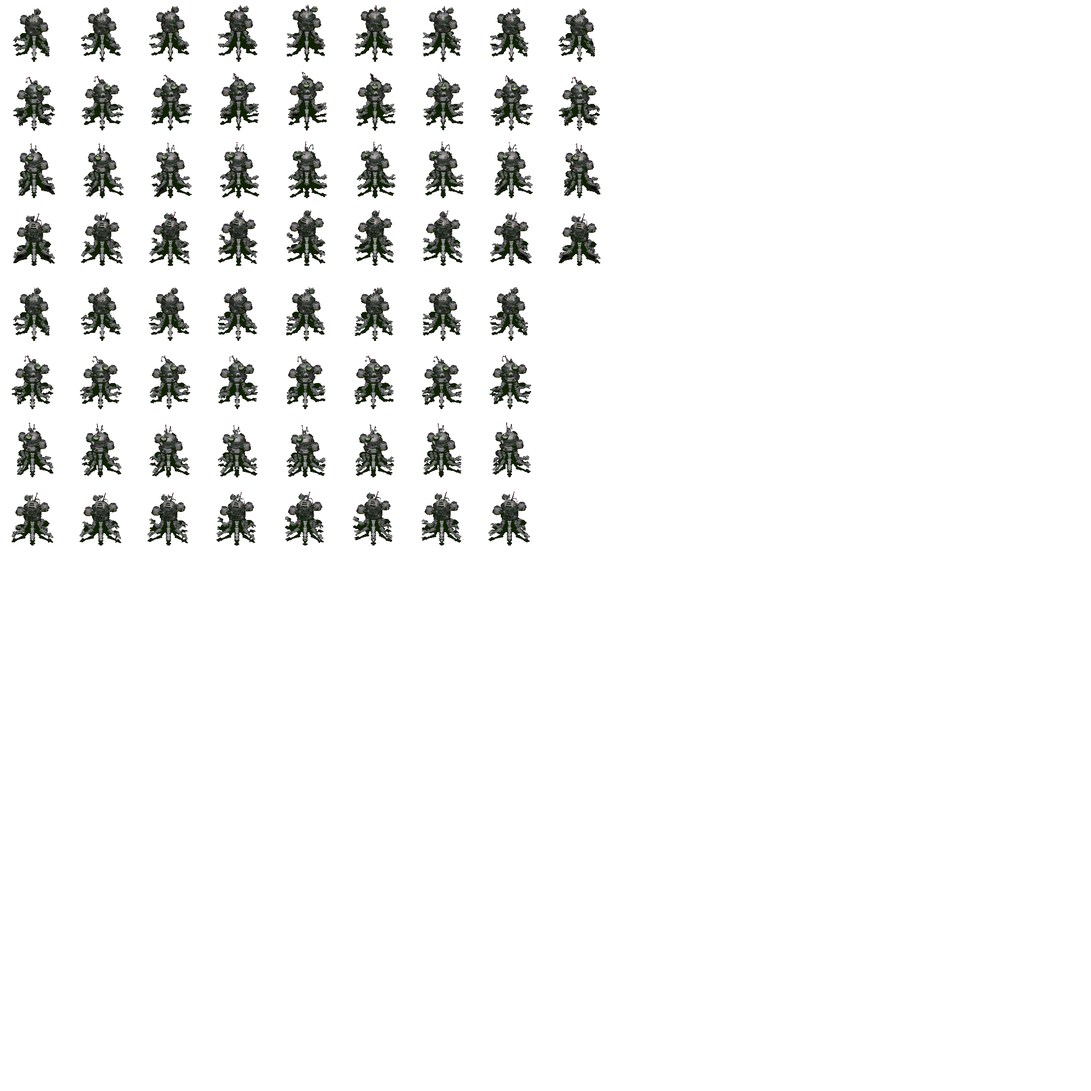
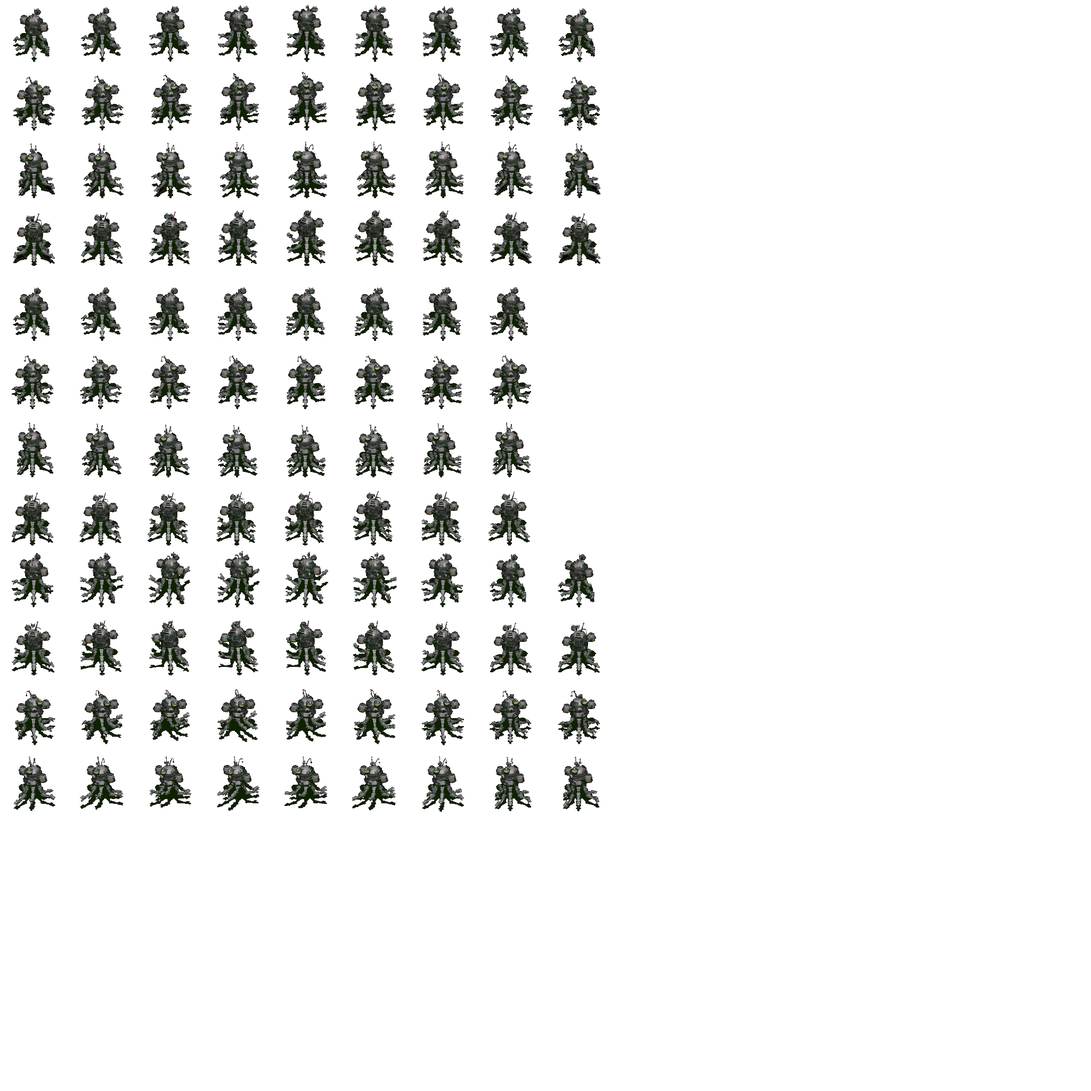
Comparing the layer stacks of the two 1091 x 1091 images. Changes:
added layer "Attack" above "Background" over [left=1, top=551, right=601, bottom=916]
